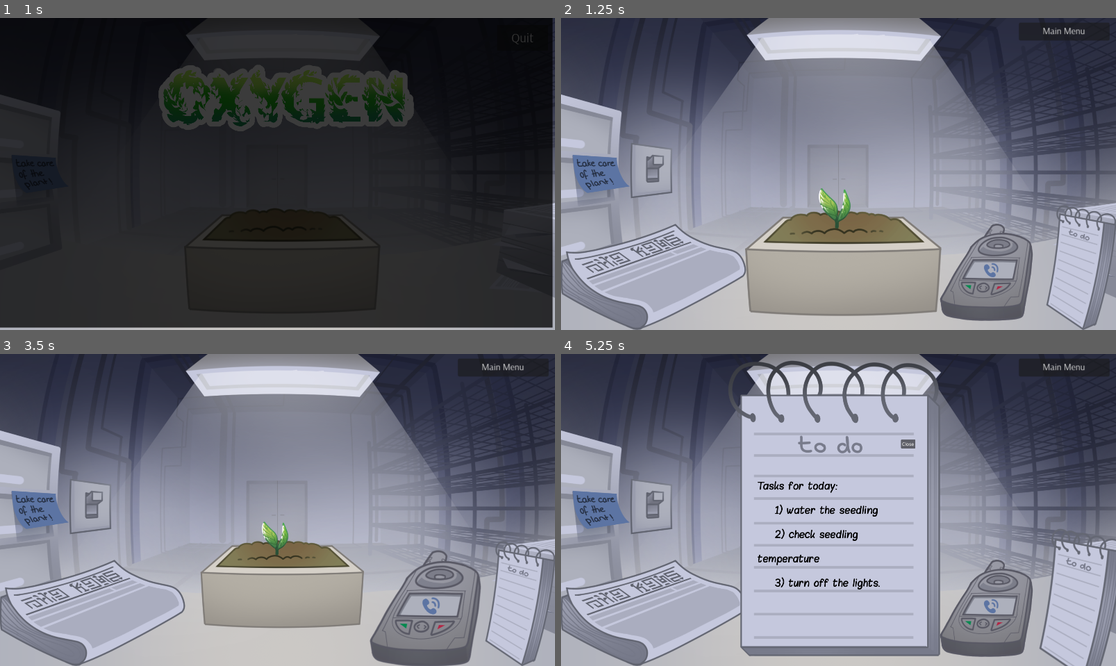
Above: before the commit, frames 1-4 (two rows, left to right).
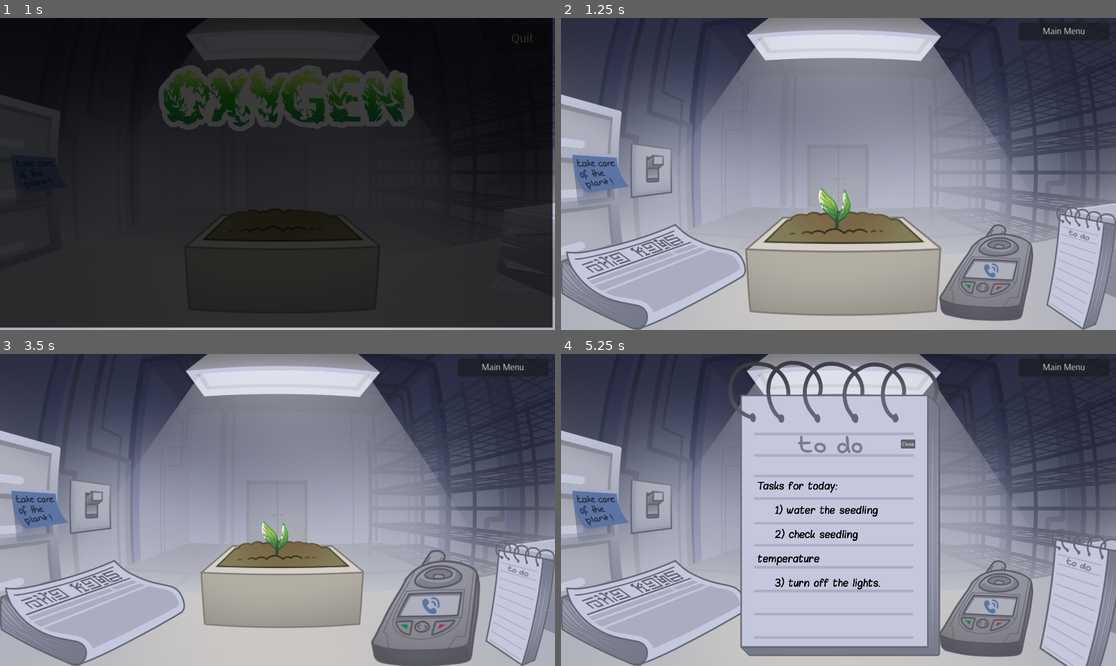
Above: after the commit, the same moments.

Repository: gringames/fem-devs-jam-24
Game: Godot game, scene res://menus/main_menu.tscn
Two runs of this game, one before a commit and one after it. Both use one fixed random seed, a clock stepped at 60 frames per second and the inputs below. Sound files missing from this copy of the repository are replaced by a short silence.
Inputs (mouse positions are in pixels of both pictures, inside the frame that each line leads up to):
- Up to frame 1 (1 s): move the mouse to (283, 245) at 0.52 s; click (283, 245) at 0.6 s
- Up to frame 2 (1.25 s): no input
- Up to frame 3 (3.5 s): move the mouse to (88, 506) at 1.27 s; click (88, 506) at 1.35 s; move the mouse to (283, 584) at 2.02 s; click (283, 584) at 2.1 s; move the mouse to (432, 609) at 2.77 s; click (432, 609) at 2.85 s
- Up to frame 4 (5.25 s): move the mouse to (1082, 603) at 3.52 s; click (1082, 603) at 3.6 s; tap Enter at 4.25 s; move the mouse to (655, 612) at 4.27 s; click (655, 612) at 4.35 s; click "Main Menu" at 5 s

Frame 1 is identical in both runs. In frame 2, 0.5% of the frame differs, in the area x 68-86%, y 65-98%; in frame 3, 0.7%, in the area x 66-87%, y 62-100%; in frame 4, 0.5%.

Commit message:
make phone shake while ringing

Diff:
--- a/femdevsjam24/Features/ClickableObjects/Phone.tscn
+++ b/femdevsjam24/Features/ClickableObjects/Phone.tscn
@@ -10,13 +10,13 @@
 [node name="Phone" type="Node2D"]
 script = ExtResource("1_kqa2j")
 
-[node name="Notebook2" type="Sprite2D" parent="."]
+[node name="DefaultPhone" type="Sprite2D" parent="."]
 texture = ExtResource("4_msqhh")
 
-[node name="Phone" type="Sprite2D" parent="."]
+[node name="RingingPhone" type="Sprite2D" parent="."]
 texture = ExtResource("2_hl4dy")
 
-[node name="Clickable" parent="Phone" node_paths=PackedStringArray("visuals") instance=ExtResource("2_4mhec")]
+[node name="Clickable" parent="RingingPhone" node_paths=PackedStringArray("visuals") instance=ExtResource("2_4mhec")]
 position = Vector2(16, 8)
 rotation = 0.264018
 scale = Vector2(14.3972, -17.7292)
@@ -27,3 +27,5 @@
 
 [node name="AudioPickUp" type="AudioStreamPlayer" parent="."]
 stream = ExtResource("6_5frcb")
+
+[node name="AnimationPlayer" type="AnimationPlayer" parent="."]
--- a/femdevsjam24/Features/ClickableObjects/phone.gd
+++ b/femdevsjam24/Features/ClickableObjects/phone.gd
@@ -2,36 +2,59 @@
 class_name Phone
 
 @export var text_box: TextBox
+@export var shaking_angle: float = 2
+@export var shaking_speed: float = 10
 
 var clickable: Clickable
 var audioRing: AudioStreamPlayer
 var audioPickUp: AudioStreamPlayer
+var ringing_phone: Sprite2D
+var default_phone: Sprite2D
 
-
+var do_shake: bool = false
+var current_target_angle: float = 0
+var elapsed = 0.0
 
 func _ready() -> void:
-	clickable = $Phone/Clickable
+	clickable = $RingingPhone/Clickable
 	audioRing = $AudioRing
 	audioPickUp = $AudioPickUp
 	clickable.connect("mouse_clicked_on_object", _on_clicked)
+
+	ringing_phone = $RingingPhone
+	default_phone = $DefaultPhone
+	ringing_phone.hide()
+	current_target_angle = shaking_angle
+
+	deactivate()
 
 
 func _on_clicked() -> void:
 	text_box.appear()
 	_stop_ringing()
+	_stop_shaking()
 	_play_pickup_sound()
-	hide()
+	deactivate()
+
+
+func activate() -> void:
+	ringing_phone.show()
+	default_phone.hide()
+
+
+func deactivate() -> void:
+	ringing_phone.hide()
+	default_phone.show()
 
 
 func ring() -> void:
-	show()
 	_repeatedlyRing()
-
+	_start_shaking()
 
 func _repeatedlyRing() -> void:
 	audioRing.play()
 	await audioRing.finished
-	ring()
+	_repeatedlyRing()
 
 
 func _stop_ringing() -> void:
@@ -40,3 +63,22 @@
 
 func _play_pickup_sound() -> void:
 	audioPickUp.play()
+
+
+func _start_shaking() -> void:
+	do_shake = true
+
+func _stop_shaking() -> void:
+	do_shake = false
+	rotation_degrees = 0
+
+
+func _physics_process(delta: float) -> void:
+	if not do_shake:
+		return
+	ringing_phone.rotation_degrees = lerp_angle(rotation_degrees, current_target_angle, elapsed * shaking_speed)
+	elapsed += delta
+
+	if abs(ringing_phone.rotation_degrees) >= shaking_angle:
+		current_target_angle = -current_target_angle
+		elapsed = 0
--- a/femdevsjam24/Features/day_cycle/day_manager.gd
+++ b/femdevsjam24/Features/day_cycle/day_manager.gd
@@ -245,7 +245,6 @@
 	plant.connect("clicked_plant", _on_plant_clicked)
 	fade.connect("fade_out_finished", _start_day)
 	fade.connect("fade_in_finished", _next_day)
-	phone.hide()
 	_start_day()
 
 
@@ -284,10 +283,10 @@
 	var current_calls: Array = day_info[current_day][calls_key]
 	if _is_call_happening_today(current_calls):
 		phone.ring()
-		phone.show()
+		phone.activate()
 		_set_up_phone_call(current_calls)
 	else:
-		phone.hide()
+		phone.deactivate()
 
 	var current_tasks: Array = day_info[current_day][tasks_key]
 	_set_up_task_list(current_tasks)
--- a/femdevsjam24/Game/game.tscn
+++ b/femdevsjam24/Game/game.tscn
@@ -60,6 +60,7 @@
 texture = ExtResource("4_vbbta")
 
 [node name="CellphoneNocall" type="Sprite2D" parent="Background"]
+visible = false
 position = Vector2(1472, 880)
 texture = ExtResource("5_g17cm")
 
